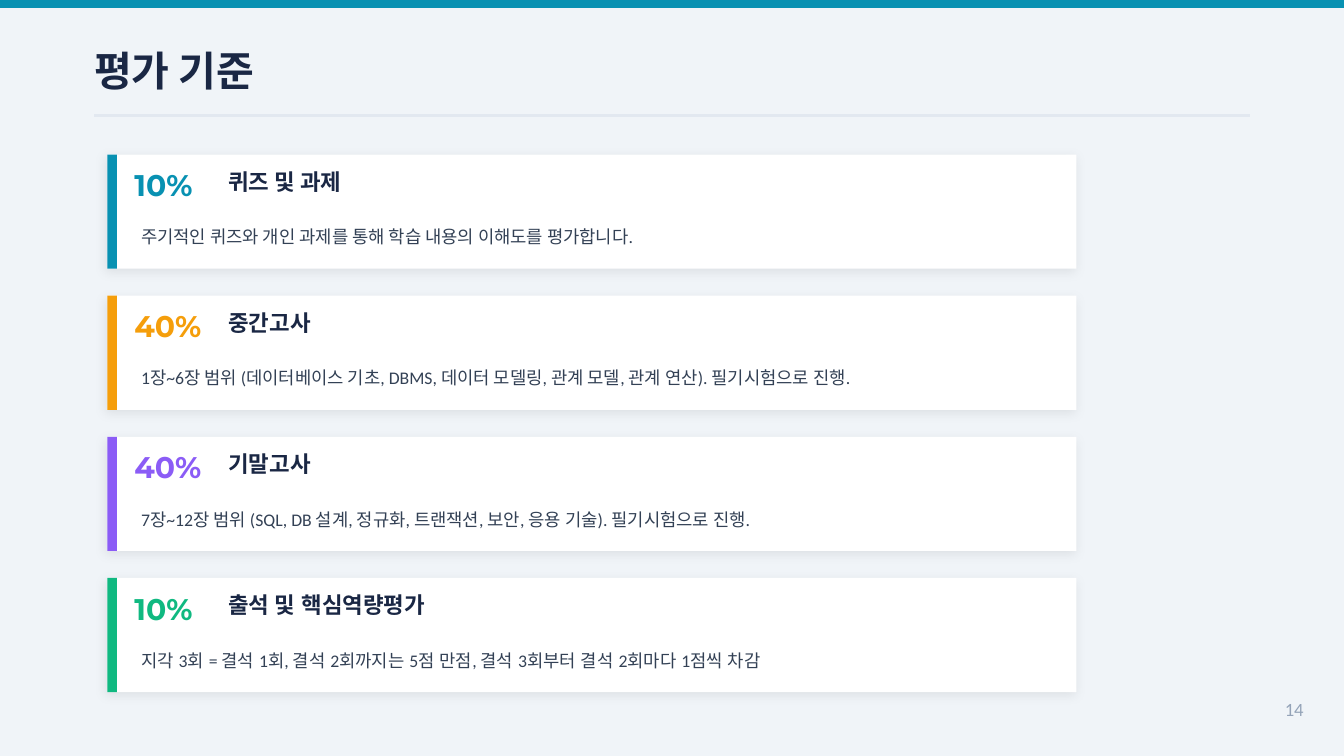
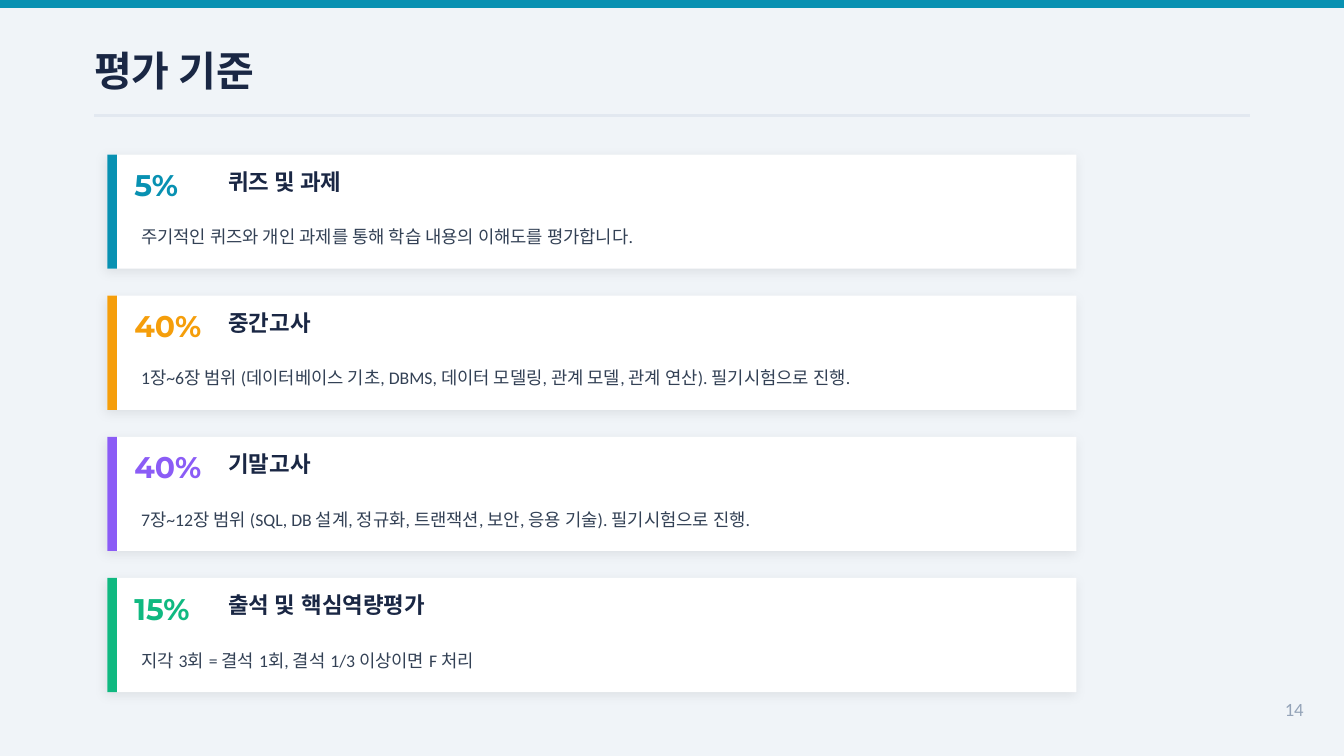
Before and after one commit to Sangdon-Park/Sangdon-Park.github.io, a slide deck: slide 14 of data/DB시스템/0장_데이터베이스시스템_Preview.pptx. Drawn at 1344x756 pixels with LibreOffice and Linux fonts; fonts in the diff are those of the drawing. Boxes give left, top, right and bottom in pixels: in the first picture for what was removed or moved away, otherwise in the second. Text is boxed around its words. In the diff, an @@ line names an element or a change of style, - is before the commit and + after.

```diff
--- a/data/DB시스템/0장_데이터베이스시스템_Preview.pptx
+++ b/data/DB시스템/0장_데이터베이스시스템_Preview.pptx
@@ text at (134, 175, 178, 197): text changed @@
-10%
+5%
@@ text at (134, 599, 189, 621): text changed @@
-10%
+15%
@@ text at (141, 652, 474, 669): text changed @@
-지각 3회 = 결석 1회, 결석 2회까지는 5점 만점, 결석 3회부터 결석 2회마다 1점씩 차감
+지각 3회 = 결석 1회, 결석 1/3 이상이면 F 처리
```
Also in this commit, not shown: 1 other slide changed, 19 other files.
